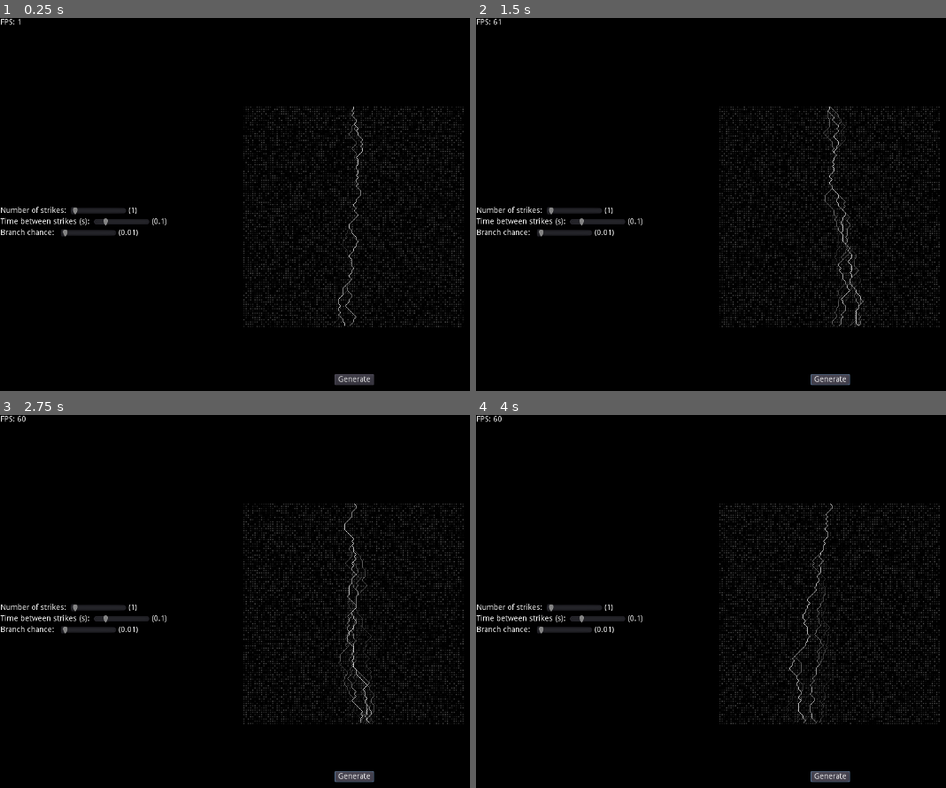
Above: before the commit, frames 1-4 (two rows, left to right).
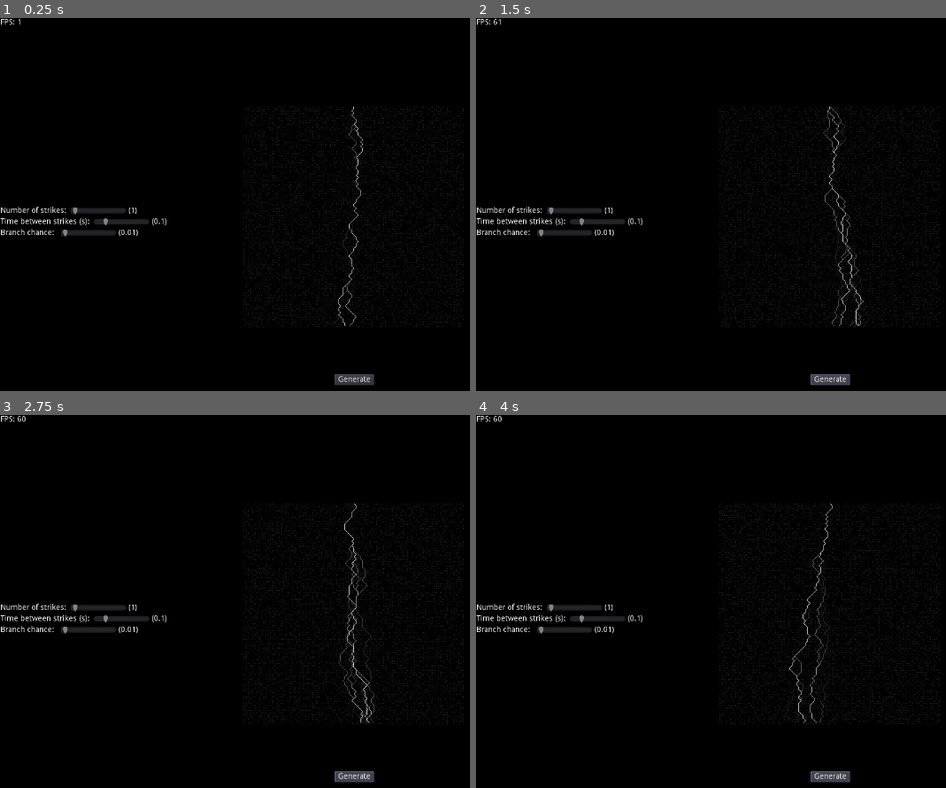
Above: after the commit, the same moments.

Repository: JoeZlonicky/lightning-simulation
Game: Godot game, scene res://demo/demo.tscn
The game is run twice, just before and just after one commit, with the same random seed, the same clock (stepped at 60 frames per second) and the same inputs.
Inputs:
- Up to frame 1 (0.25 s): no input
- Up to frame 2 (1.5 s): click "Generate" at 0.5 s; click "Generate" at 1.25 s
- Up to frame 3 (2.75 s): click "Generate" at 2 s
- Up to frame 4 (4 s): tap Enter at 2.75 s; tap Space at 3.5 s

The runs differ from the first frame. In frame 1, 0.9% of the frame differs, in the area x 51-99%, y 23-83%; in frame 2, 0.9%; in frame 3, 0.9%; in frame 4, 0.9%.

Commit message:
Higher resolution

Diff:
--- a/lightning/lightning.gd
+++ b/lightning/lightning.gd
@@ -7,7 +7,7 @@
 
 const GRID_SIZE = Vector2(100, 100)
 const GRID_SCALE = 2.0
-const GRID_COLOR = Color.white
+const GRID_COLOR = Color(1.0, 1.0, 1.0, 0.5)
 const LINE_COLOR = Color(1.0, 1.0, 1.0, 1.0)
 const LINE_WIDTH = 1.0
 
Binary file added: progress/branching_1.png
Not shown, added: progress/branching_1.png.import
Binary file added: progress/branching_2.png
Not shown, added: progress/branching_2.png.import
Binary file added: progress/branching_3.png
Not shown, added: progress/branching_3.png.import
Binary file added: progress/higher_resolution.png
